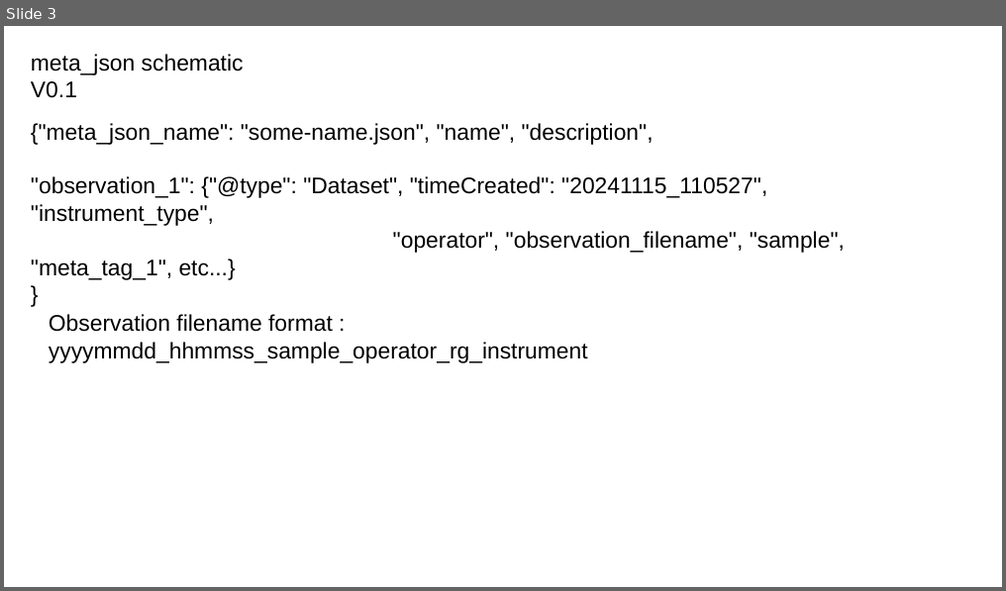
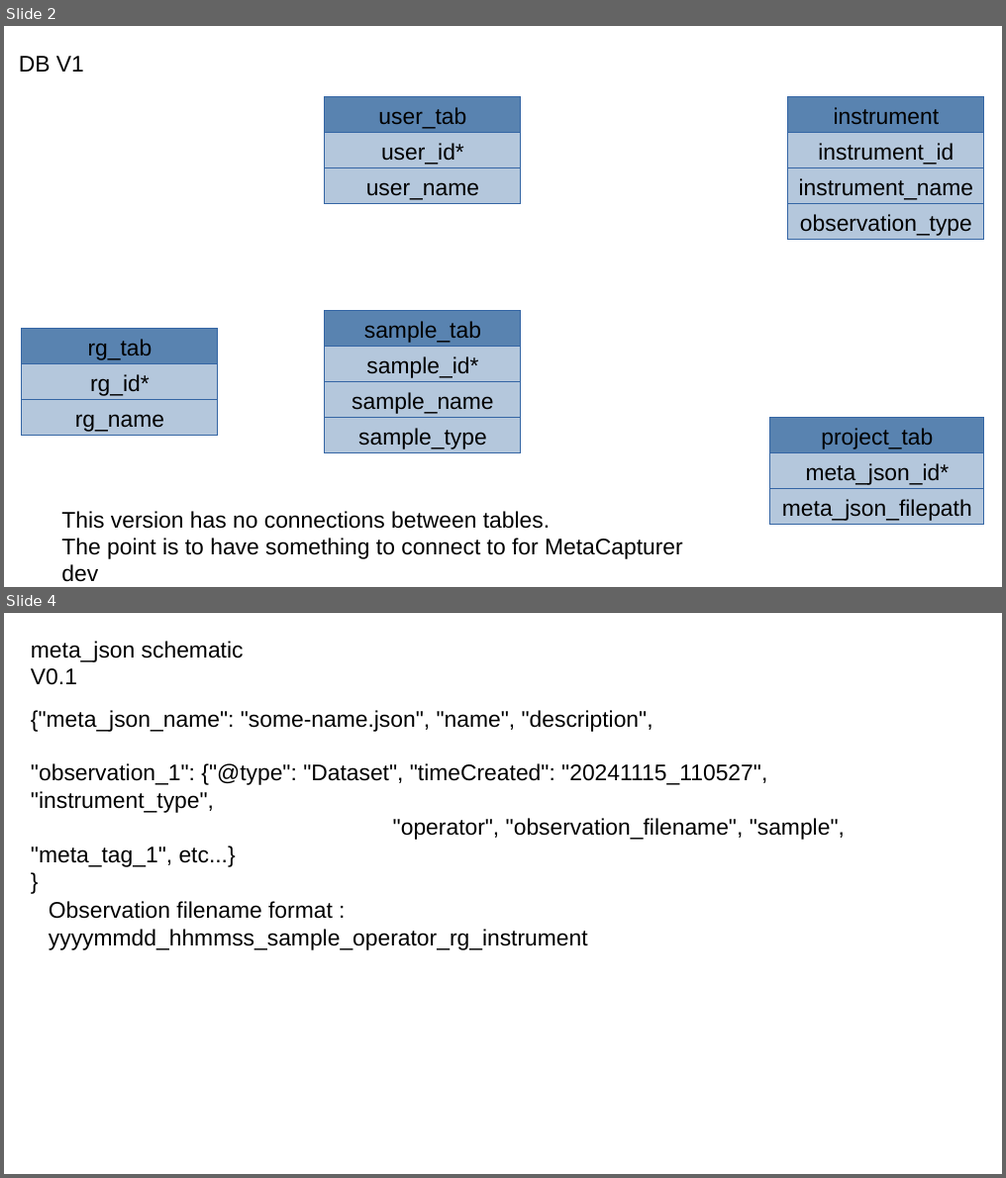
Before and after one commit to pete-jacobsson/roc_pyqt_lims, a slide deck: project_schematics.pptx. Shown one above the other, each under a label of ours: slide 3 before the commit, slides 2 and 4 after it; the slides between them are not shown. The pictures are 1006x591 and 1006x1178 pixels, drawn with LibreOffice and Linux fonts; fonts in the diff are those of the drawing. Boxes give left, top, right and bottom in pixels: in the first picture for what was removed or moved away, otherwise in the second. Text is boxed around its words. In the diff, an @@ line names an element or a change of style, - is before the commit and + after.

```diff
--- a/project_schematics.pptx
+++ b/project_schematics.pptx
@@ slide 2 added at box(4, 26, 1002, 587), background #FFFFFF @@
@@ text added at box(19, 56, 84, 72), 18 pt, text #000000 @@
+DB V1
@@ rectangle added at box(325, 97, 520, 133), fill #5983B0, outline #3465A4 0 pt, 18 pt, text #000000 @@
+user_tab
@@ rectangle added at box(788, 97, 984, 133), fill #5983B0, outline #3465A4 0 pt, 18 pt, text #000000 @@
+instrument
@@ rectangle added at box(325, 133, 520, 169), fill #B4C7DC, outline #3465A4 0 pt, 18 pt, text #000000 @@
+user_id*
@@ rectangle added at box(788, 133, 984, 169), fill #B4C7DC, outline #3465A4 0 pt, 18 pt, text #000000 @@
+instrument_id
@@ rectangle added at box(325, 169, 520, 203), fill #B4C7DC, outline #3465A4 0 pt, 18 pt, text #000000 @@
+user_name
@@ rectangle added at box(788, 169, 984, 203), fill #B4C7DC, outline #3465A4 0 pt, 18 pt, text #000000 @@
+instrument_name
@@ rectangle added at box(788, 204, 984, 240), fill #B4C7DC, outline #3465A4 0 pt, 18 pt, text #000000 @@
+observation_type
@@ rectangle added at box(325, 311, 520, 347), fill #5983B0, outline #3465A4 0 pt, 18 pt, text #000000 @@
+sample_tab
@@ rectangle added at box(22, 329, 218, 365), fill #5983B0, outline #3465A4 0 pt, 18 pt, text #000000 @@
+rg_tab
@@ rectangle added at box(325, 347, 520, 381), fill #B4C7DC, outline #3465A4 0 pt, 18 pt, text #000000 @@
+sample_id*
@@ rectangle added at box(22, 365, 218, 400), fill #B4C7DC, outline #3465A4 0 pt, 18 pt, text #000000 @@
+rg_id*
@@ rectangle added at box(22, 400, 218, 435), fill #B4C7DC, outline #3465A4 0 pt, 18 pt, text #000000 @@
+rg_name
@@ rectangle added at box(325, 382, 520, 418), fill #B4C7DC, outline #3465A4 0 pt, 18 pt, text #000000 @@
+sample_name
@@ rectangle added at box(325, 418, 520, 454), fill #B4C7DC, outline #3465A4 0 pt, 18 pt, text #000000 @@
+sample_type
@@ rectangle added at box(770, 418, 984, 454), fill #5983B0, outline #3465A4 0 pt, 18 pt, text #000000 @@
+project_tab
@@ rectangle added at box(770, 454, 984, 488), fill #B4C7DC, outline #3465A4 0 pt, 18 pt, text #000000 @@
+meta_json_id*
@@ rectangle added at box(770, 489, 984, 525), fill #B4C7DC, outline #3465A4 0 pt, 18 pt, text #000000 @@
+meta_json_filepath
@@ text added at box(61, 511, 683, 560), 18 pt, text #000000 @@
+This version has no connections between tables.
+The point is to have something to connect to for MetaCapturer dev
@@ what was slide 3 is now slide 4 @@
```
Also in this commit, not shown: 1 slide changed.
